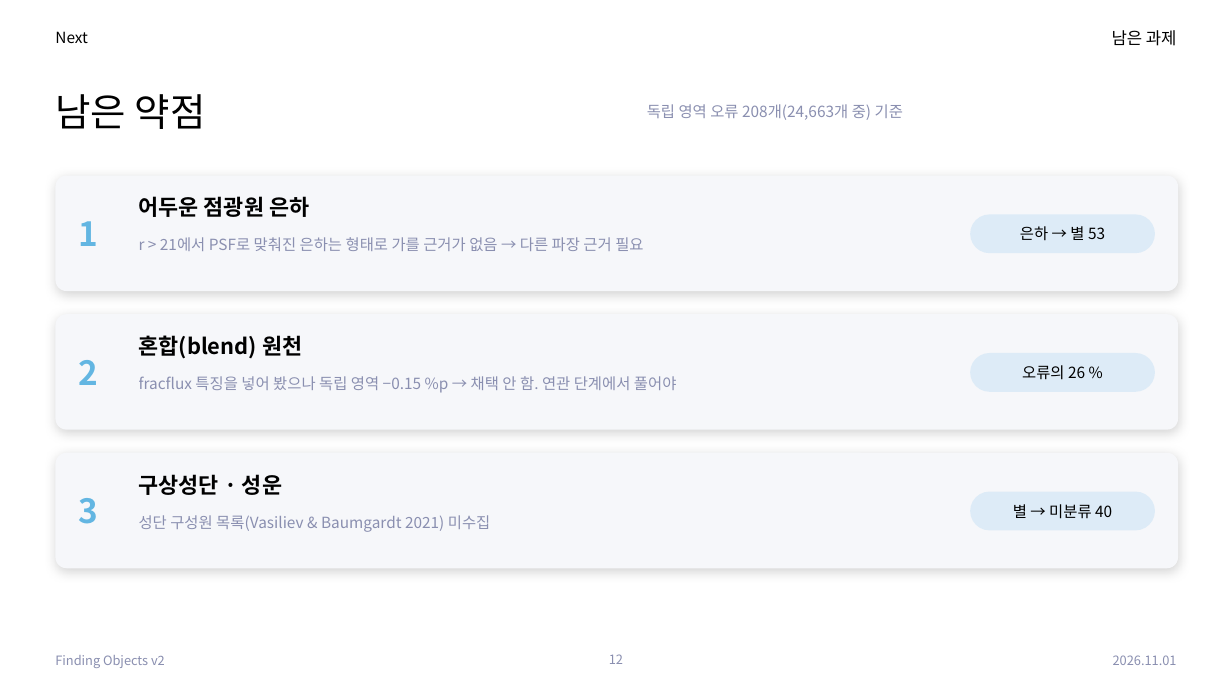
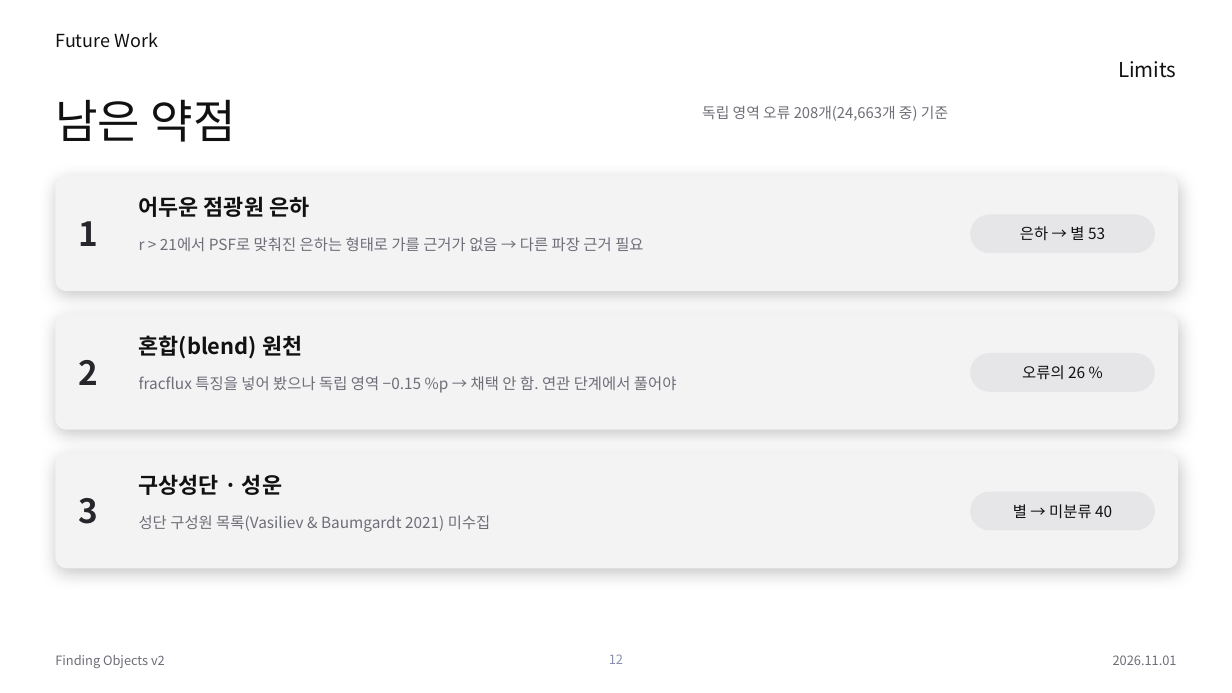
Before and after one commit to Pinchpeach/Finding_objects, a slide deck: slide 12 of v2/document/PIPELINE_STACK_v2.44.0.pptx. Drawn at 1232x693 pixels with LibreOffice and Linux fonts; fonts in the diff are those of the drawing. Boxes give left, top, right and bottom in pixels: in the first picture for what was removed or moved away, otherwise in the second. Text is boxed around its words. In the diff, an @@ line names an element or a change of style, - is before the commit and + after.

```diff
--- a/v2/document/PIPELINE_STACK_v2.44.0.pptx
+++ b/v2/document/PIPELINE_STACK_v2.44.0.pptx
@@ text at <box>55,32,158,48</box>: text changed; size 12 to 14 pt; text colour #000000 to #111111 @@
-Next
+Future Work
@@ title "남은 약점" at <box>55,99,236,142</box>: size 30 to 36 pt, text colour #000000 to #111111 @@
@@ text at <box>1118,61,1176,78</box>: text changed; size 13 to 16 pt; text colour #000000 to #111111 @@
-남은 과제
+Limits
@@ text "독립 영역 오류 208개(24,663개 중) ...": place and size @@
-text "독립 영역 오류 208개(24,663개 중) ..." at <box>647,104,903,120</box>
+text "독립 영역 오류 208개(24,663개 중) ..." at <box>702,106,948,121</box>
@@ text "독립 영역 오류 208개(24,663개 중) ..." at <box>702,106,948,121</box>: size 12 to 11.5 pt, text colour #8A8FB0 to #6E6E78; vertical alignment middle to top @@
@@ fill #F6F7FA to #F3F3F4; shadow changed in 3 elements at <box>55,176,1178,291</box>, <box>55,314,1178,430</box>, <box>55,453,1178,568</box> @@
@@ text colour #63B6E2 to #26262B in 3 elements at <box>79,221,99,246</box>, <box>79,360,99,385</box>, <box>79,498,99,524</box> @@
@@ text colour #000000 to #111111 in 6 elements at <box>139,196,309,217</box>, <box>1020,226,1105,240</box>, <box>139,335,302,359</box>, <box>1022,365,1085,380</box>, <box>139,474,282,495</box>, <box>1013,504,1112,519</box> @@
@@ fill #DDEBF7 to #E6E6E9 in 3 elements at <box>970,214,1155,253</box>, <box>970,353,1155,392</box>, <box>970,492,1155,531</box> @@
@@ text colour #8A8FB0 to #6E6E78 in 5 elements at <box>139,237,643,251</box>, <box>139,376,676,393</box>, <box>139,515,490,532</box>, <box>55,655,165,668</box>, <box>1113,655,1177,665</box> @@
```
Also in this commit, not shown: 11 other slides changed, 1 other file.
